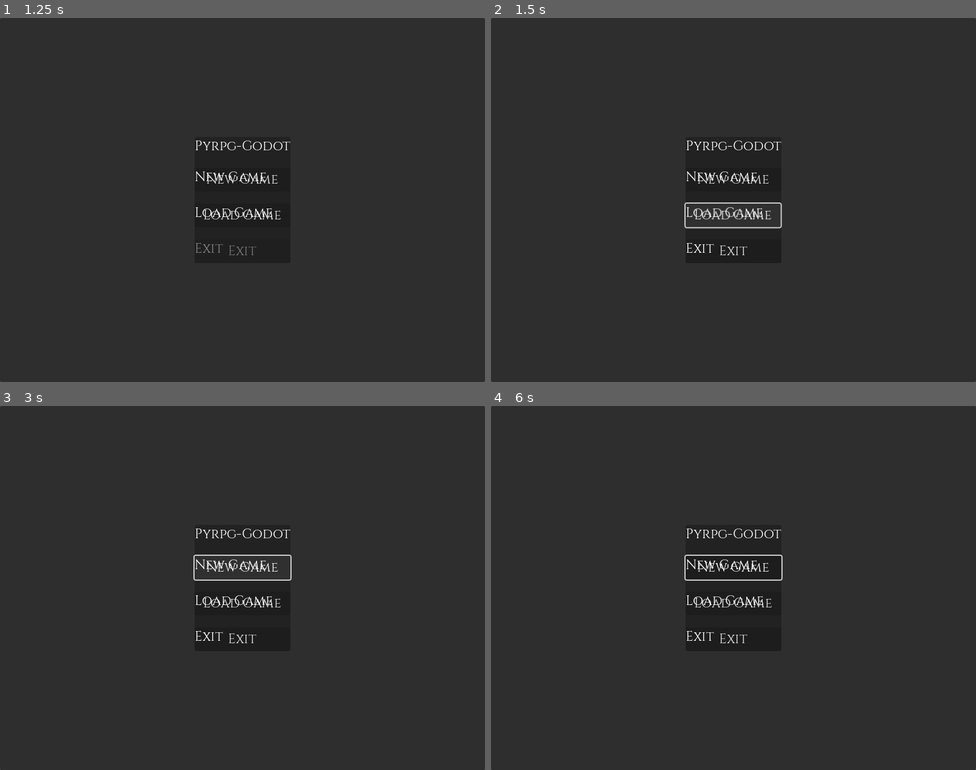
Above: before the commit, frames 1-4 (two rows, left to right).
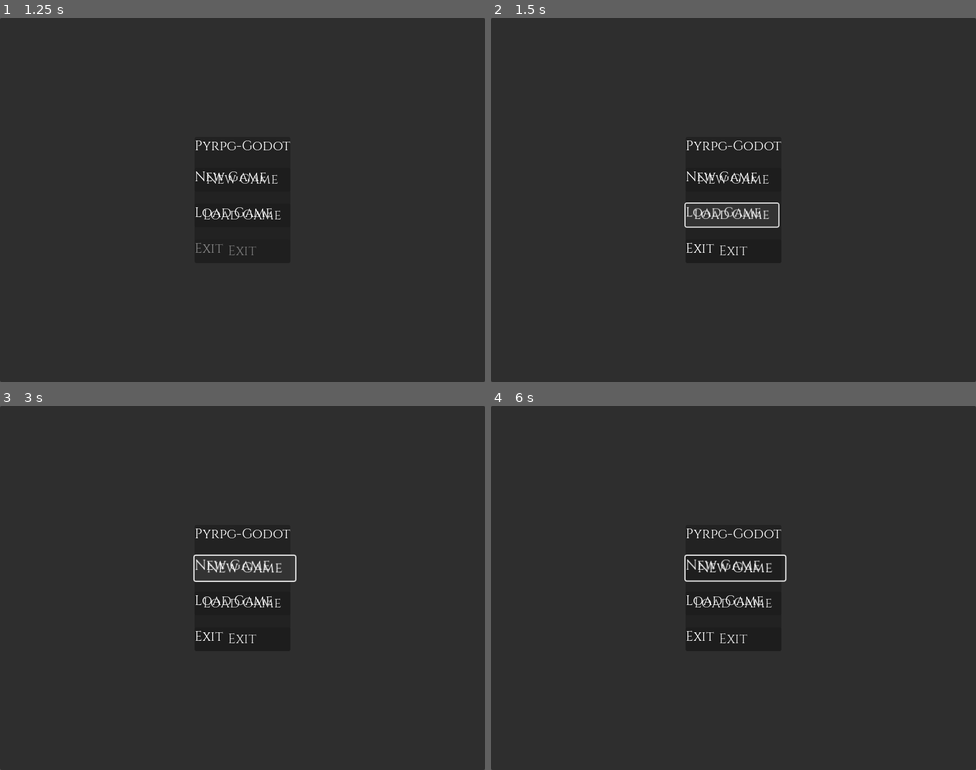
Above: after the commit, the same moments.

Repository: matt-taylor-git/godot-rpg-refactor
Game: Godot game, scene res://scenes/main.tscn
The game is run twice, just before and just after one commit, with the same random seed, the same clock (stepped at 60 frames per second) and the same inputs.
Inputs (mouse positions are in pixels of both pictures, inside the frame that each line leads up to):
- Up to frame 1 (1.25 s): tap Enter at 0.5, 0.6 s; move the mouse to (349, 181) at 0.52 s; click (349, 181) at 0.67 s; tap Space at 0.77, 0.8, 1.07 s
- Up to frame 2 (1.5 s): click "Load Game" at 1.25 s
- Up to frame 3 (3 s): click "Slot 1: [Empty]" at 2 s; click "New Game" at 2.75 s
- Up to frame 4 (6 s): click "New Game" at 3.5 s; click "New Game" at 4.25 s; tap Space at 5 s; drag from (636, 606) to (709, 660) at 5.02 s; tap Enter at 5.75, 5.85 s; move the mouse to (782, 507) at 5.77 s; click (782, 507) at 5.92 s

Frame 1 is identical in both runs. In frame 2, 0.5% of the frame differs, in the area x 39-60%, y 50-58%; in frame 3, 0.5%, in the area x 39-62%, y 40-49%; in frame 4, 0.5%.

Commit message:
Fix button mouse blocking and input handling issues
- Set mouse_filter = MOUSE_FILTER_IGNORE on all UIButton child nodes (Background, Label, FocusIndicator) to prevent them from blocking mouse input to the button
- Replace manual _gui_input override with proper signal connections to Button's built-in signals (mouse_entered, mouse_exited, focus_entered, focus_exited, button_down, button_up)
- This fixes the issue where buttons were not clickable and something was blocking the mouse

The root cause was that child nodes were intercepting mouse events before they could reach the Button's input handler.

Diff:
--- a/scripts/components/UIButton.gd
+++ b/scripts/components/UIButton.gd
@@ -38,8 +38,13 @@
 	# Create child nodes if they don't exist
 	_create_child_nodes()
 
-	# Note: Removed signal connections - Button handles mouse/focus events internally
-	# We'll override the virtual methods instead to avoid conflicts
+	# Connect to Button's built-in signals
+	connect("mouse_entered", Callable(self, "_on_mouse_entered"))
+	connect("mouse_exited", Callable(self, "_on_mouse_exited"))
+	connect("focus_entered", Callable(self, "_on_focus_entered"))
+	connect("focus_exited", Callable(self, "_on_focus_exited"))
+	connect("button_down", Callable(self, "_on_button_down"))
+	connect("button_up", Callable(self, "_on_button_up"))
 
 	# Set up input handling
 	set_focus_mode(FOCUS_ALL)
@@ -64,9 +69,11 @@
 	if not has_node("Background"):
 		background = Panel.new()
 		background.name = "Background"
+		background.mouse_filter = MOUSE_FILTER_IGNORE  # Don't block mouse input
 		add_child(background)
 	else:
 		background = $Background as Panel
+		background.mouse_filter = MOUSE_FILTER_IGNORE
 
 	# Create label
 	if not has_node("Label"):
@@ -74,18 +81,22 @@
 		label.name = "Label"
 		label.horizontal_alignment = HORIZONTAL_ALIGNMENT_CENTER
 		label.vertical_alignment = VERTICAL_ALIGNMENT_CENTER
+		label.mouse_filter = MOUSE_FILTER_IGNORE  # Don't block mouse input
 		add_child(label)
 	else:
 		label = $Label as Label
+		label.mouse_filter = MOUSE_FILTER_IGNORE
 
 	# Create focus indicator (accessibility)
 	if not has_node("FocusIndicator"):
 		focus_indicator = Panel.new()
 		focus_indicator.name = "FocusIndicator"
 		focus_indicator.visible = false
+		focus_indicator.mouse_filter = MOUSE_FILTER_IGNORE  # Don't block mouse input
 		add_child(focus_indicator)
 	else:
 		focus_indicator = $FocusIndicator as Panel
+		focus_indicator.mouse_filter = MOUSE_FILTER_IGNORE
 
 func _update_label():
 	if label:
@@ -217,58 +228,35 @@
 	# Get color for specific state
 	return theme.get_color(color_name, type_name)
 
-func _gui_input(event: InputEvent):
-	if self.disabled:  # Use Button's disabled property
-		return
-
-	# Handle mouse events
-	if event is InputEventMouseButton:
-		if event.button_index == MOUSE_BUTTON_LEFT:
-			if event.pressed:
-				is_pressed = true
-				button_down.emit()
-				accept_event()
-			else:
-				if is_pressed:  # Only emit pressed if we were actually pressed
-					pressed.emit()
-				is_pressed = false
-				button_up.emit()
-				accept_event()
-			_update_state()
-
-	# Handle keyboard events
-	elif event is InputEventKey:
-		if has_focus and event.pressed:
-			match event.keycode:
-				KEY_SPACE, KEY_ENTER:
-					if not is_pressed:
-						is_pressed = true
-						button_down.emit()
-						pressed.emit()
-						button_up.emit()
-						is_pressed = false
-						accept_event()
-						_update_state()
-
-func _mouse_enter():
+func _on_mouse_entered():
 	if not self.disabled:  # Use Button's disabled property
 		is_hovered = true
 		_update_state()
 
-func _mouse_exit():
+func _on_mouse_exited():
 	if not self.disabled:  # Use Button's disabled property
 		is_hovered = false
 		_update_state()
 
-func _focus_enter():
+func _on_focus_entered():
 	has_focus = true
 	_update_focus_indicator()
 	_update_state()
 
-func _focus_exit():
+func _on_focus_exited():
 	has_focus = false
 	_update_focus_indicator()
 	_update_state()
+
+func _on_button_down():
+	if not self.disabled:
+		is_pressed = true
+		_update_state()
+
+func _on_button_up():
+	if not self.disabled:
+		is_pressed = false
+		_update_state()
 
 func _update_focus_indicator():
 	# Show/hide focus indicator based on focus state and accessibility needs
